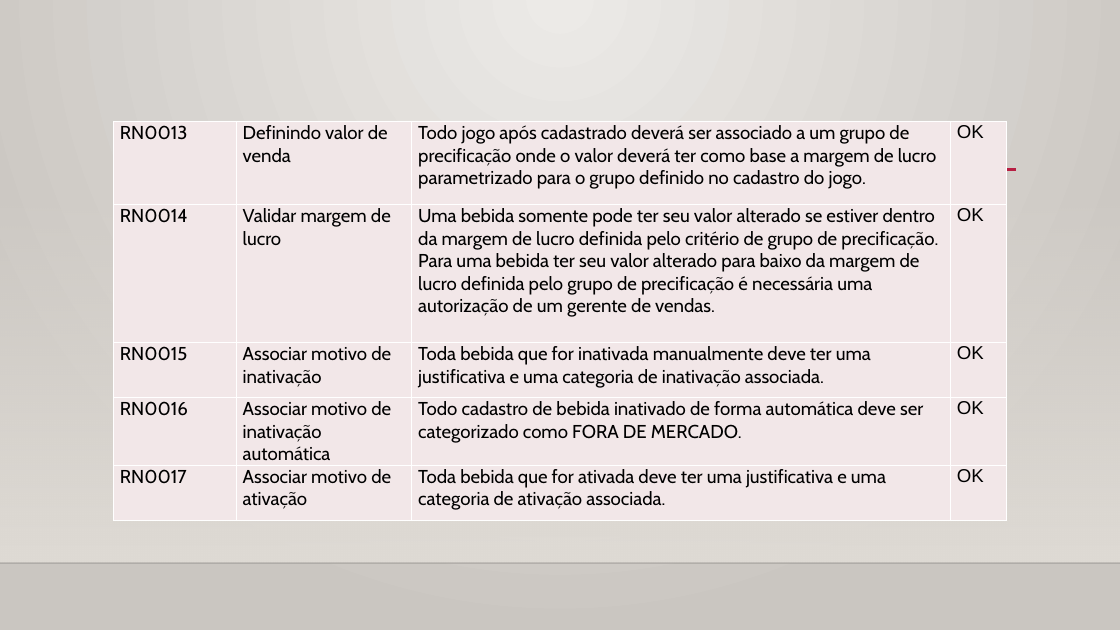
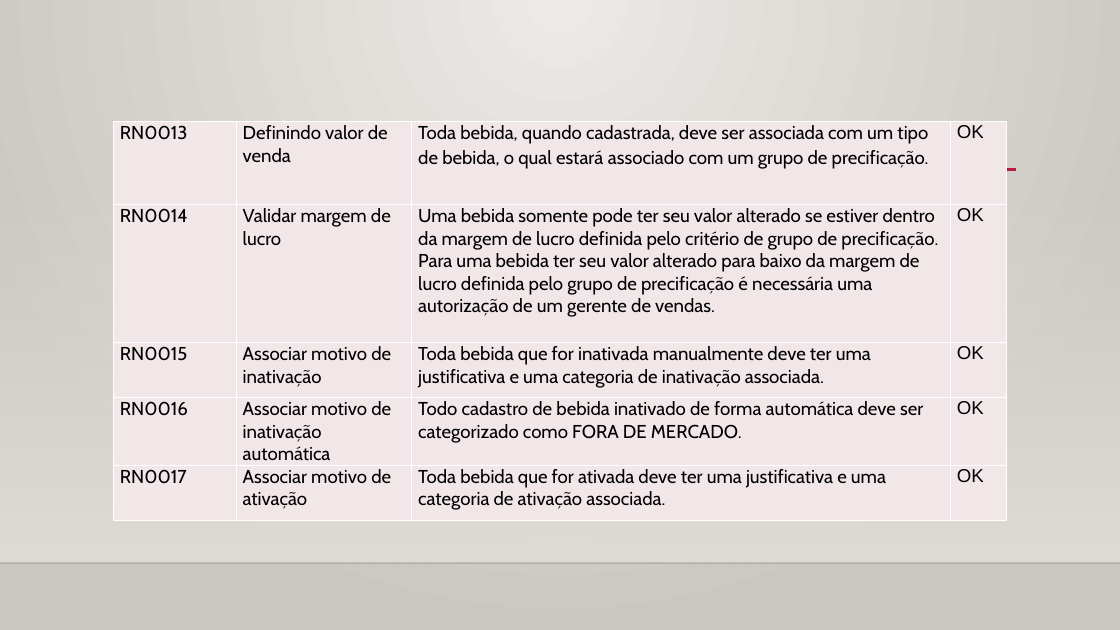
Before and after one commit to gabriellima09/DrinkIt, a slide deck: slide 10 of DrinkIt.WebApp/Artifacts/Final-Documentação do projeto.pptx. Drawn at 1120x630 pixels with LibreOffice and Linux fonts; fonts in the diff are those of the drawing; background and template pictures are left out. Boxes give left, top, right and bottom in pixels: in the first picture for what was removed or moved away, otherwise in the second. Text is boxed around its words. In the diff, an @@ line names an element or a change of style, - is before the commit and + after.

```diff
--- a/DrinkIt.WebApp/Artifacts/Final-Documentação do projeto.pptx
+++ b/DrinkIt.WebApp/Artifacts/Final-Documentação do projeto.pptx
@@ table at box(113, 122, 1006, 514) @@
-row 1, column 3: Todo jogo após cadastrado deverá ser associado a um grupo de precificação onde o valor deverá ter como base a margem de lucro parametrizado para o grupo definido no cadastro do jogo.
+row 1, column 3: Toda bebida, quando cadastrada, deve ser associada com um tipo de bebida, o qual estará associado com um grupo de precificação.
```
Also in this commit, not shown: 2 other slides changed, 4 other files.
